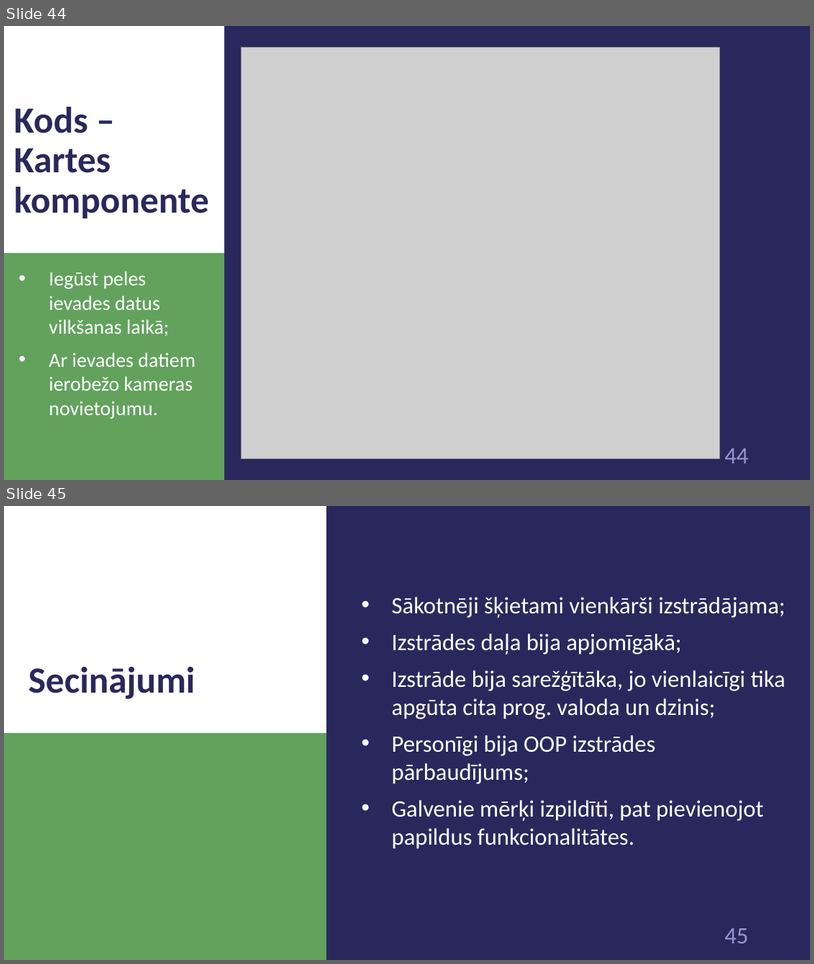
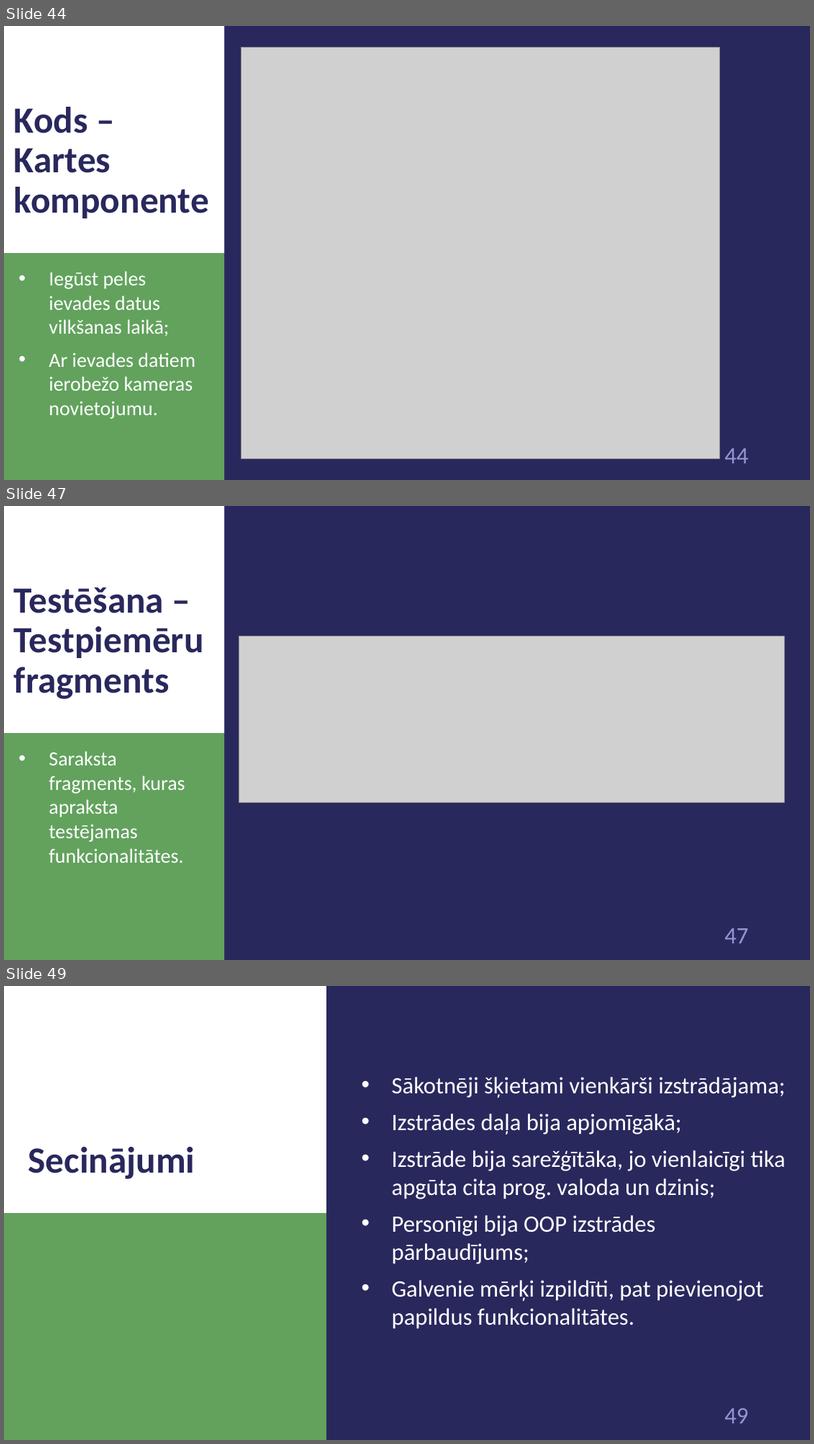
Before and after one commit to 1ivyatan/drumstalotajs, a slide deck: Documentation/Prezentācija (pilnā).pptx. Shown one above the other, each under a label of ours: slides 44 and 45 before the commit, slides 44, 47 and 49 after it; the slides between them are not shown. The pictures are 814x964 and 814x1444 pixels, drawn with LibreOffice and Linux fonts; fonts in the diff are those of the drawing; grey boxes stand for pictures. Boxes give left, top, right and bottom in pixels: in the first picture for what was removed or moved away, otherwise in the second. Text is boxed around its words. In the diff, an @@ line names an element or a change of style, - is before the commit and + after.

```diff
--- a/Documentation/Prezentācija (pilnā).pptx
+++ b/Documentation/Prezentācija (pilnā).pptx
@@ slide 47 added at bbox=[4, 506, 810, 960], background #29285D; not listed: 3 template elements that a slide beside it also shows @@
@@ title added at bbox=[14, 587, 204, 699], 44 pt, text #29285D, bold @@
+Testēšana – Testpiemēru fragments
@@ picture added at bbox=[239, 636, 785, 803] @@
@@ text added at bbox=[49, 751, 185, 862], 24 pt, text #FFFFFF @@
+• Saraksta fragments, kuras apraksta testējamas funkcionalitātes.
@@ what was slide 45 is now slide 49 @@
@@ page number at bbox=[725, 1408, 748, 1423]: text changed @@
-45
+49
```
Also in this commit, not shown: 1 slide changed, 3 other slides added.
